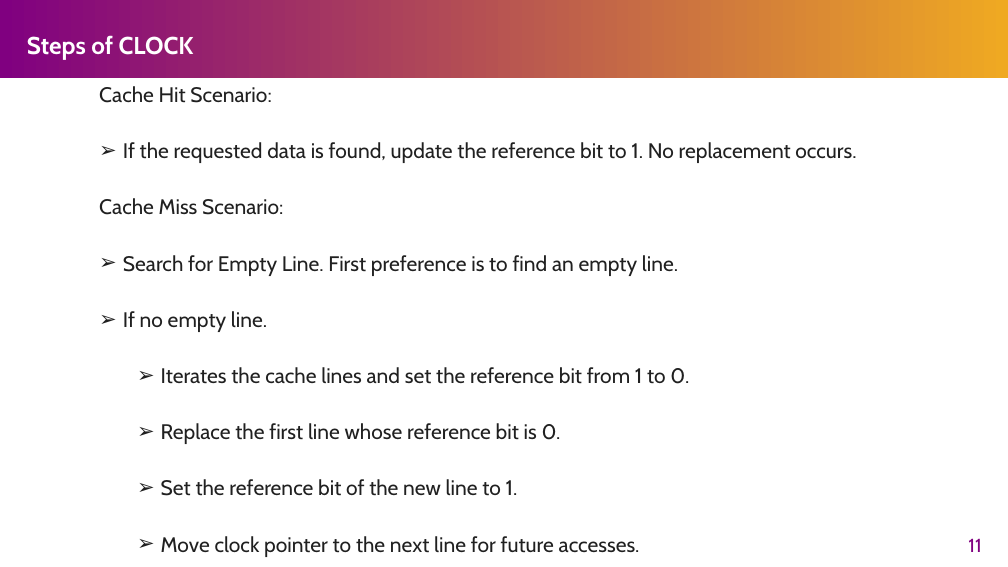
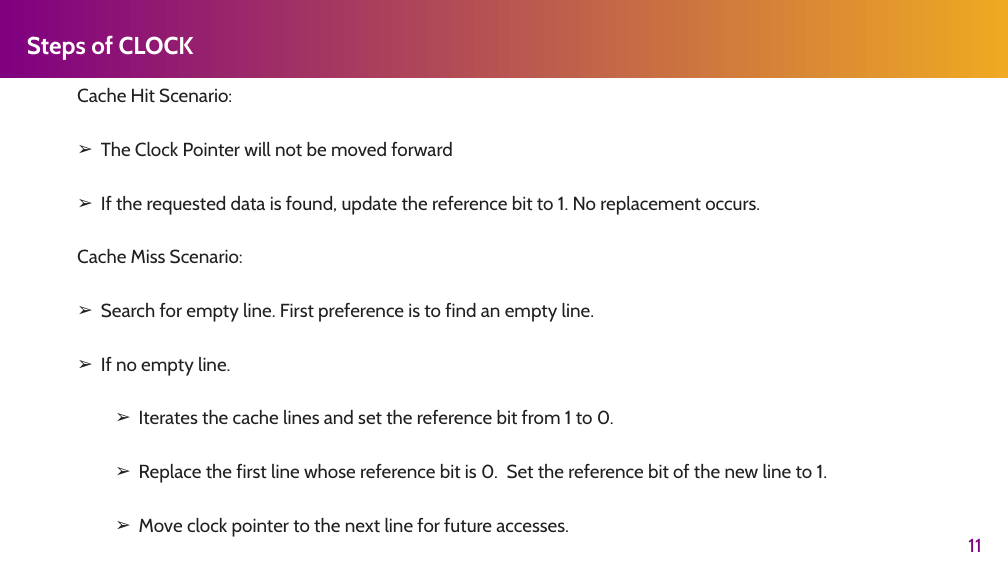
Before and after one commit to Marcusleeleelee/CSCI3150, a slide deck: slide 11 of tutorial/T09/tut09.pptx. Drawn at 1008x567 pixels with LibreOffice and Linux fonts; fonts in the diff are those of the drawing. Boxes give left, top, right and bottom in pixels: in the first picture for what was removed or moved away, otherwise in the second. Text is boxed around its words. In the diff, an @@ line names an element or a change of style, - is before the commit and + after.

```diff
--- a/tutorial/T09/tut09.pptx
+++ b/tutorial/T09/tut09.pptx
@@ text "Cache Hit Scenario:": place and size @@
-text "Cache Hit Scenario:" at bbox=[99, 86, 856, 557]
+text "Cache Hit Scenario:" at bbox=[77, 88, 828, 537]
@@ text at bbox=[77, 88, 760, 537]: size 20 to 18 pt in "Cache Hit Scenario:", "If the requested data is found, update ...", "Cache Miss Scenario:", "If no empty line." and 2 more places @@
@@ text at bbox=[101, 142, 453, 157]: paragraph added @@
+➢ The Clock Pointer will not be moved forward
@@ text at bbox=[101, 303, 595, 322]: text changed; size 20 to 18 pt @@
-➢ Search for Empty Line. First preference is to find an empty line.
+➢ Search for empty line. First preference is to find an empty line.
@@ text at bbox=[139, 464, 828, 483]: text changed; size 20 to 18 pt @@
-  ➢ Replace the first line whose reference bit is 0.
-  ➢ Set the reference bit of the new line to 1.
+  ➢ Replace the first line whose reference bit is 0. Set the reference bit of the new line to 1.
```
Also in this commit, not shown: 2 other slides changed, 1 other file.
